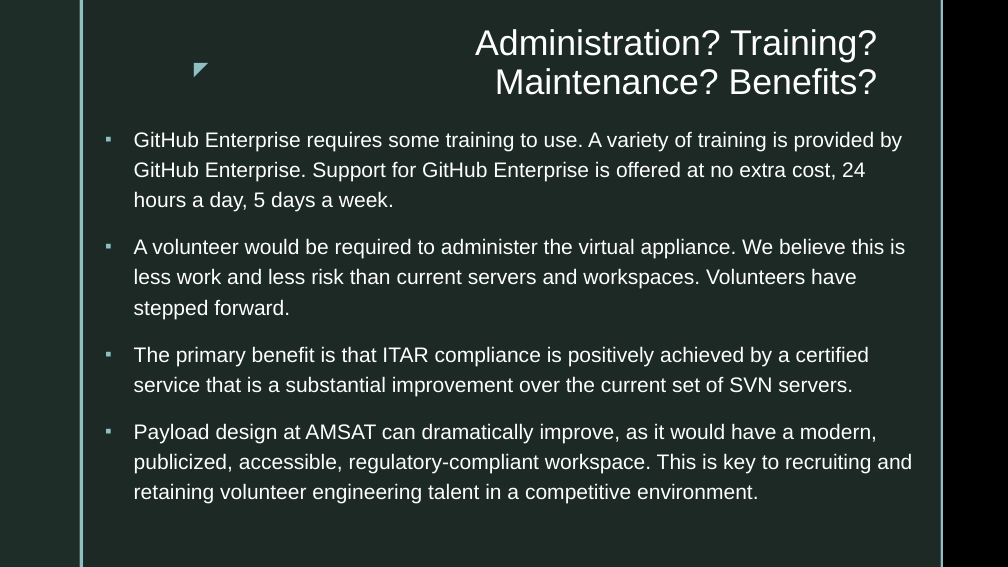
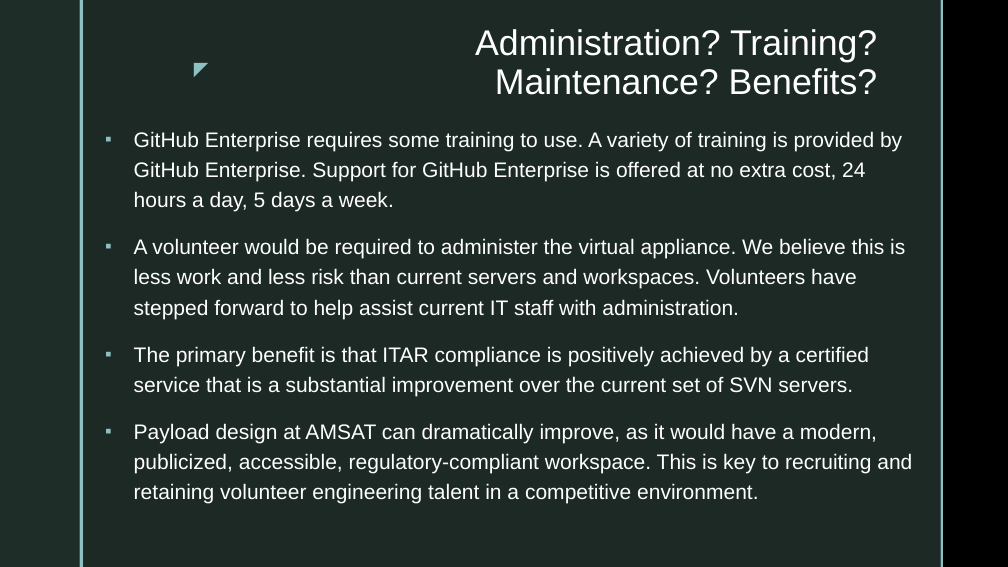
Before and after one commit to OpenResearchInstitute/documents, a slide deck: slide 11 of Papers_Articles_Presentations/Slide_Presentations/20171208_GitHubEnterpriseProposal.pptx. Drawn at 1008x567 pixels with LibreOffice and Linux fonts; fonts in the diff are those of the drawing; background and template pictures are left out. Boxes give left, top, right and bottom in pixels: in the first picture for what was removed or moved away, otherwise in the second. Text is boxed around its words. In the diff, an @@ line names an element or a change of style, - is before the commit and + after.

```diff
--- a/Papers_Articles_Presentations/Slide_Presentations/20171208_GitHubEnterpriseProposal.pptx
+++ b/Papers_Articles_Presentations/Slide_Presentations/20171208_GitHubEnterpriseProposal.pptx
@@ text at [134,238,905,319]: text changed @@
-▪ A volunteer would be required to administer the virtual appliance. We believe this is less work and less risk than current servers and workspaces. Volunteers have stepped forward.
+▪ A volunteer would be required to administer the virtual appliance. We believe this is less work and less risk than current servers and workspaces. Volunteers have stepped forward to help assist current IT staff with administration.
```
Also in this commit, not shown: 2 other slides changed, 2 other files.
